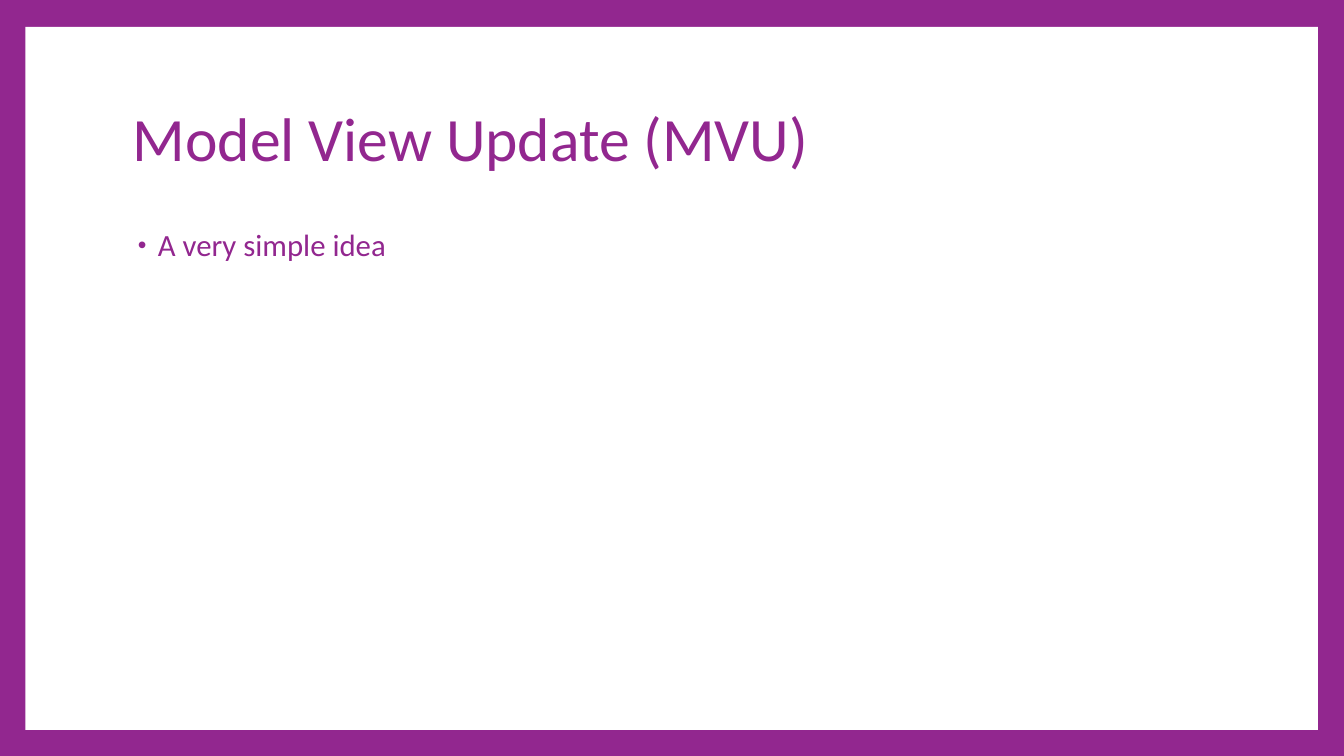
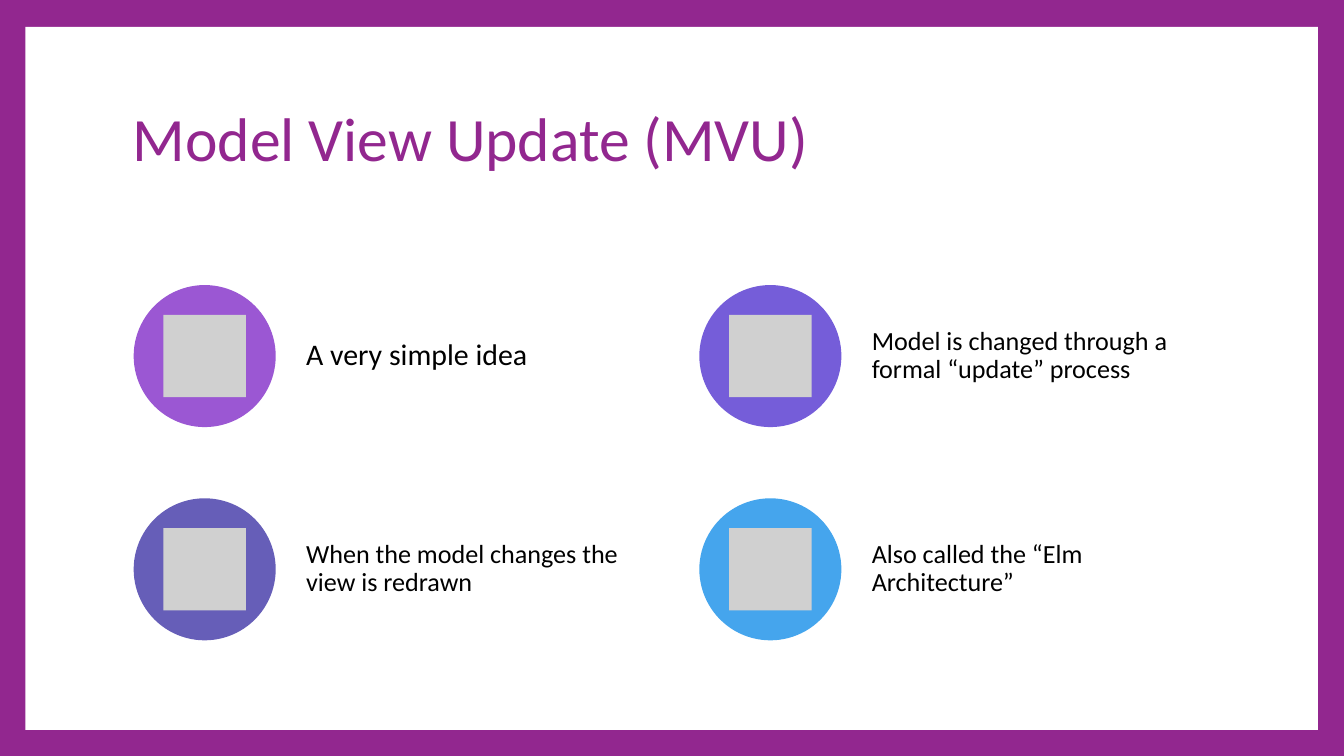
Before and after one commit to cdiggins/cs321, a slide deck: slide 33 of class-notes/cs321-winter-2023-lecture-19-architecture-2.pptx (slide 9 before the commit). Drawn at 1344x756 pixels with LibreOffice and Linux fonts; fonts in the diff are those of the drawing; grey boxes stand for pictures. Boxes give left, top, right and bottom in pixels: in the first picture for what was removed or moved away, otherwise in the second. Text is boxed around its words. In the diff, an @@ line names an element or a change of style, - is before the commit and + after.

```diff
--- a/class-notes/cs321-winter-2023-lecture-19-architecture-2.pptx
+++ b/class-notes/cs321-winter-2023-lecture-19-architecture-2.pptx
@@ text "A very simple idea": place and size @@
-text "A very simple idea" at <box>158,234,386,261</box>
+text "A very simple idea" at <box>306,344,528,370</box>
@@ text "A very simple idea" at <box>306,344,528,370</box>: size 33 to 32 pt, text colour #92278F to #000000; bullet • to none; less space between paragraphs; vertical alignment top to middle @@
@@ group added at <box>134,285,1168,640</box>: 4 ellipses, 4 pictures, 3 texts @@
+Model is changed through a formal “update” process
+When the model changes the view is redrawn
+Also called the “Elm Architecture”
```
Also in this commit, not shown: 5 other slides changed, 29 slides added, 14 slides removed, 12 other files.
